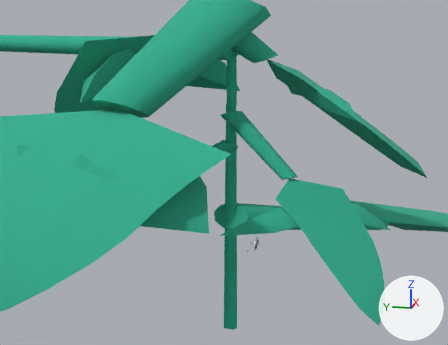
Two versions of the glTF model web-forest/public/model/species/malvastrum-coromandelianum.glb, one commit apart.
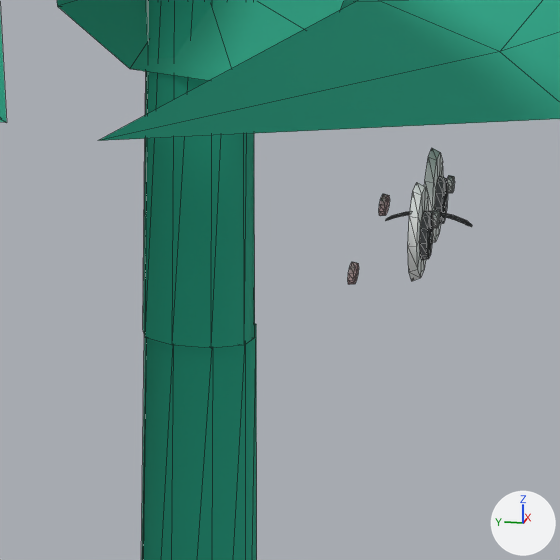
Each version appears first from a 50 mm camera at (-0.905, -0.153, 0.45) aimed at (-0.047, 0.018, 0.235), and next in a close-up on the part from 47% to 60% of the width and 64% to 82% of the height. Every picture has the same lights, and +X, +Y and +Z are marked at lower right. The last two pictures show the newer version. The close-ups show mesh edges as thin lines. Where no turn or scale is listed for an object, it has been applied to the vertices. Vertices at exactly the same position are counted once.

The older version as bpy lines, for what is in view:
```python
me_mesh_0 = bpy.data.meshes.new('Mesh_0')
me_mesh_0.from_pydata(...)  # 294 vertices, 536 faces; spans x -0.019..0.019, y -0.045..0.01, z 0.0..0.45
me_mesh_0.materials.append(mat_flat)
me_mesh_1 = bpy.data.meshes.new('Mesh_1')
me_mesh_1.from_pydata(...)  # 72 vertices, 132 faces; spans x -0.016..0.367, y -0.574..0.028, z -0.124..0.018
me_mesh_1.materials.append(mat_flat)
me_mesh_3 = bpy.data.meshes.new('Mesh_3')
me_mesh_3.from_pydata(...)  # 72 vertices, 132 faces; spans x -0.114..0.009, y -0.224..0.014, z -0.246..0.004
me_mesh_3.materials.append(mat_flat)
ob_p0 = bpy.data.objects.new('p0', me_mesh_1)
ob_p0.location = (-0.0647, 0.0052, 0.1758)
ob_p2 = bpy.data.objects.new('p2', me_mesh_3)
ob_p2.location = (-0.0647, 0.0052, 0.3248)
ob_stem = bpy.data.objects.new('stem', me_mesh_0)
ob_stem.location = (-0.0647, 0.0052, 0.0)
```
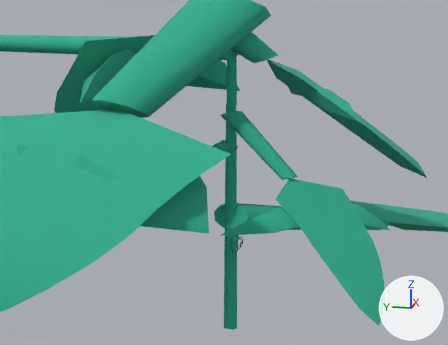
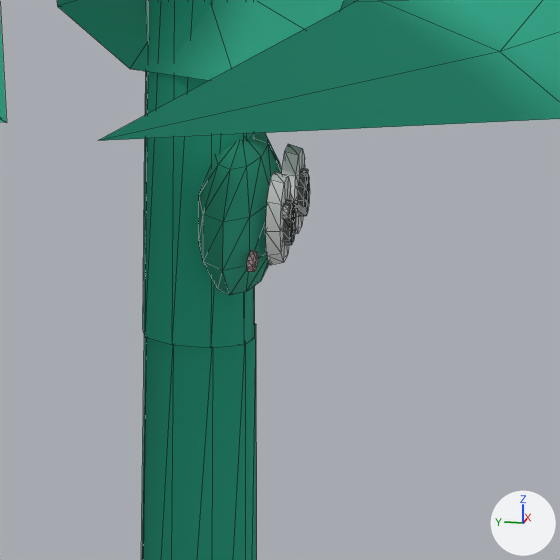
What differs and where, as boxes [x1, y1, x2, y2] in the close-ups (560 x 560 px; the box of a moved part takes in the faces that stretch with it):
```json
{"object": "stem", "change": "reshaped", "before": [141, 0, 472, 560], "after": [141, 0, 310, 560]}
{"part": 1, "of": "me_mesh_0", "change": "added", "after": [283, 203, 290, 219]}
{"part": 2, "of": "me_mesh_0", "change": "added", "after": [247, 250, 258, 272]}
{"part": 3, "of": "me_mesh_0", "change": "moved or reshaped", "before": [385, 211, 472, 227], "after": [295, 204, 307, 216]}
{"part": 4, "of": "me_mesh_0", "change": "moved or reshaped", "before": [350, 153, 455, 284], "after": [199, 133, 310, 270]}
{"part": 5, "of": "me_mesh_0", "change": "recoloured", "before": [348, 148, 443, 284], "after": [199, 144, 308, 295]}
```

Scene script edits in JSON lines:
```json
{"block": "me_mesh_0", "where": "# used by ob_stem; location = (-0.0647, 0.0052, 0.0)"}
{"op": "remove", "block": "me_mesh_0", "code": "me_mesh_0.from_pydata(...)  # 294 vertices, 536 faces; spans x -0.019..0.019, y -0.045..0.01, z 0.0..0.45"}
{"op": "add", "block": "me_mesh_0", "code": "me_mesh_0.from_pydata(...)  # 336 vertices, 616 faces; spans x -0.017..0.017, y -0.018..0.01, z 0.0..0.45"}
{"block": "me_mesh_0", "change": "me_mesh_0 part 1: a new loose piece, a 10-sided cut cone along y (radius 0.00131 at the low end, 0.00143 at the high end) spanning x -0.0098..-0.00694, y -0.01664..-0.01569, z 0.13665..0.13935, in mat_flat"}
{"block": "me_mesh_0", "change": "me_mesh_0 part 2: a new loose piece, a 10-sided cut cone along y (radius 0.00248 by 0.00148 at the low end, 0.0027 by 0.00161 at the high end) spanning x -0.01647..-0.01107, y -0.01213..-0.01118, z 0.12975..0.13282, in mat_flat"}
{"block": "me_mesh_0", "change": "me_mesh_0 part 3: the loose piece of 38 vertices spanning x -0.001..0.001, y -0.045..-0.031, z 0.135..0.136 is scaled about its middle by (0.924, 0.482, 1.02), then moved by (0.0, 0.023, 0.0)"}
{"block": "me_mesh_0", "change": "me_mesh_0 part 4"}
{"block": "me_mesh_0", "change": "30 vertices are removed from x -0.016..0.018, y -0.041..-0.028, z 0.131..0.143"}
{"block": "me_mesh_0", "change": "194 faces are deleted"}
{"block": "me_mesh_0", "change": "146 vertices move from x -0.019..0.019, y -0.041..-0.028, z 0.129..0.144 to x -0.017..0.017, y -0.017..-0.001, z 0.121..0.145"}
{"block": "me_mesh_0", "change": "28 vertices are added at x -0.007..0.017, y -0.017..-0.004, z 0.13..0.148"}
{"block": "me_mesh_0", "change": "194 new faces join them"}
{"block": "me_mesh_0", "change": "me_mesh_0 part 5: 84 kept faces spanning x -0.017..0.017, y -0.017..-0.001, z 0.121..0.145 get new vertex colours"}
```
